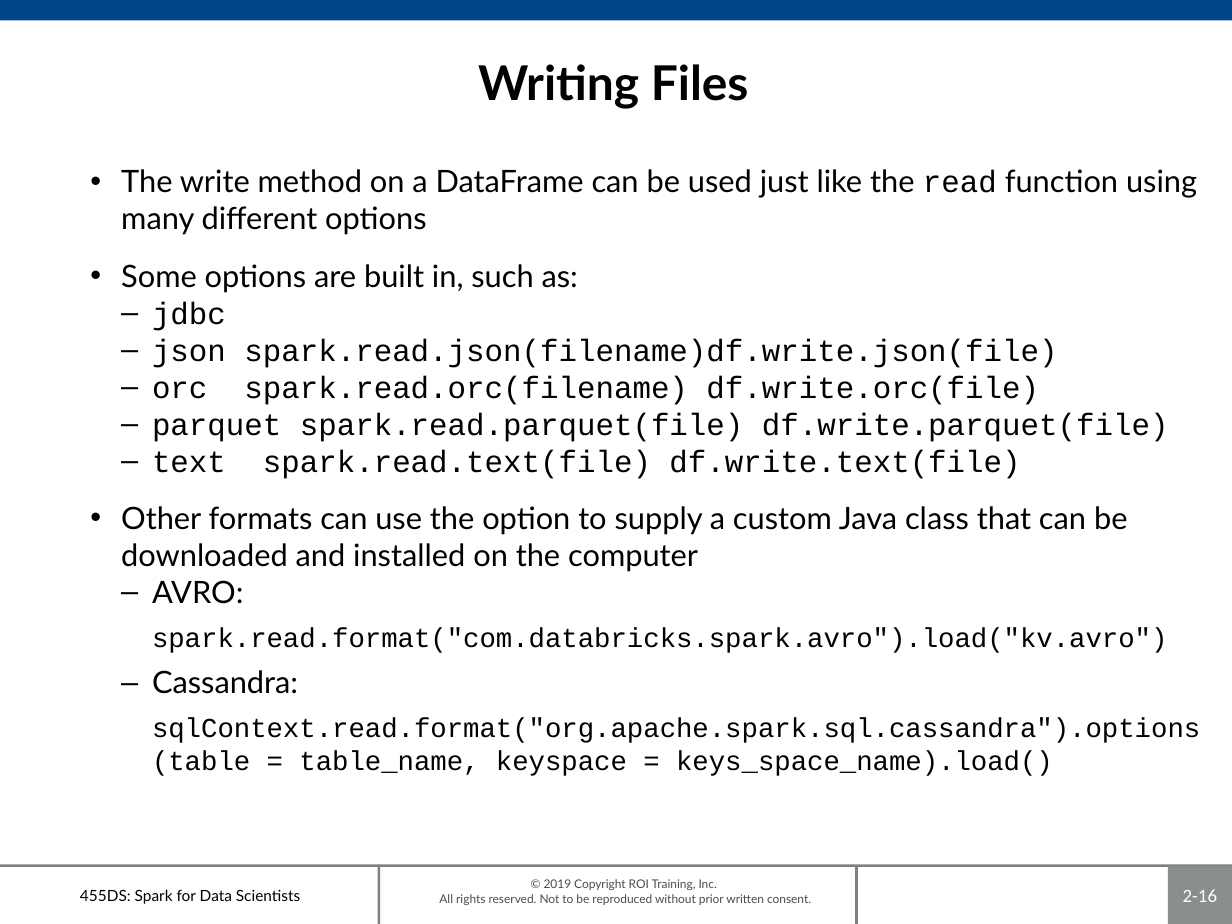
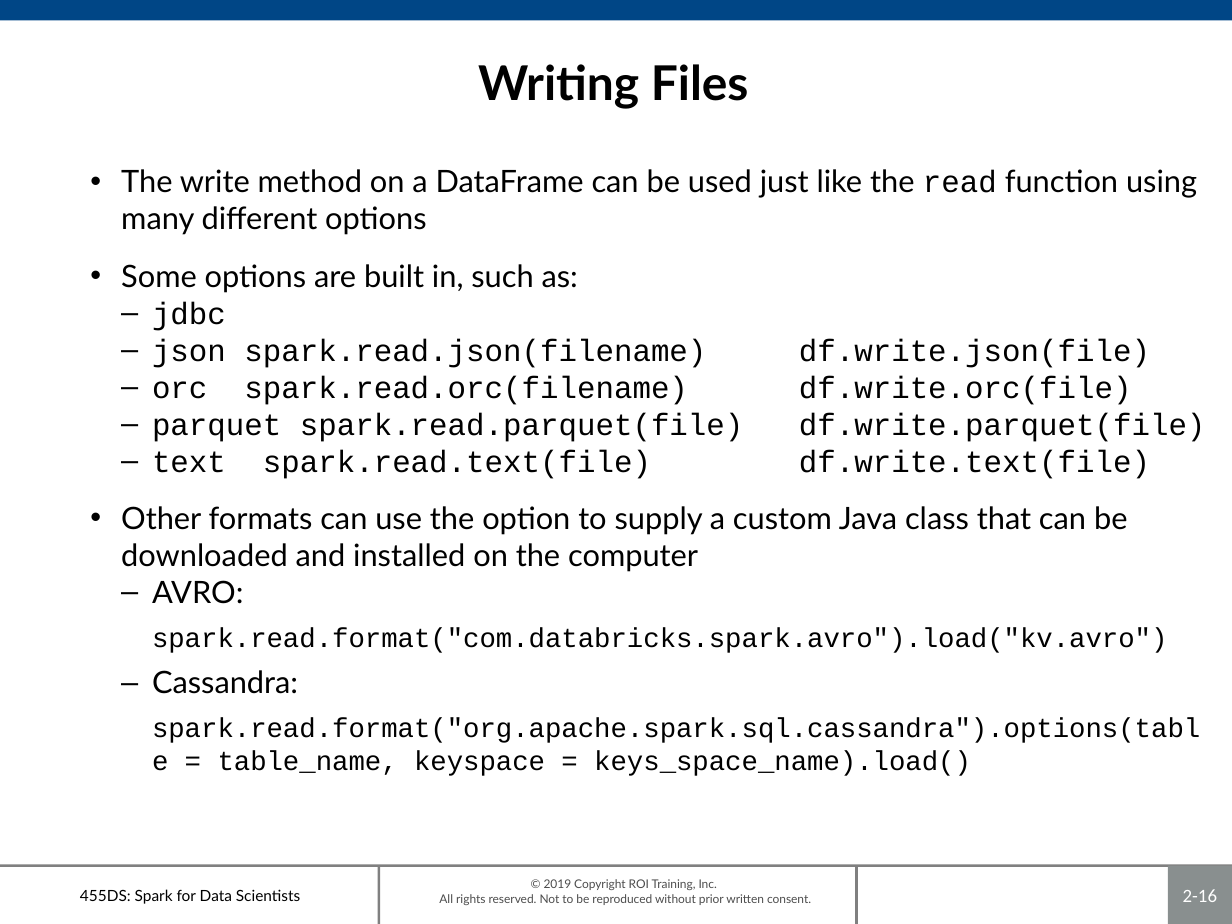
Before and after one commit to roitraining/SparkforDataScientists, a slide deck: slide 16 of 455DS-Ch02_DataFrames.pptx. Drawn at 1232x924 pixels with LibreOffice and Linux fonts; fonts in the diff are those of the drawing; background and template pictures are left out. Boxes give left, top, right and bottom in pixels: in the first picture for what was removed or moved away, otherwise in the second. Text is boxed around its words. In the diff, an @@ line names an element or a change of style, - is before the commit and + after.

```diff
--- a/455DS-Ch02_DataFrames.pptx
+++ b/455DS-Ch02_DataFrames.pptx
@@ text at [152, 339, 706, 368]: spaces changed @@
-  – json spark.read.json(filename)df.write.json(file)
+  – json spark.read.json(filename) df.write.json(file)
@@ text at [152, 718, 1200, 776]: text changed @@
-  sqlContext.read.format("org.apache.spark.sql.cassandra").options(table = table_name, keyspace = keys_space_name).load()
+  spark.read.format("org.apache.spark.sql.cassandra").options(table = table_name, keyspace = keys_space_name).load()
```
Also in this commit, not shown: 2 other files.
